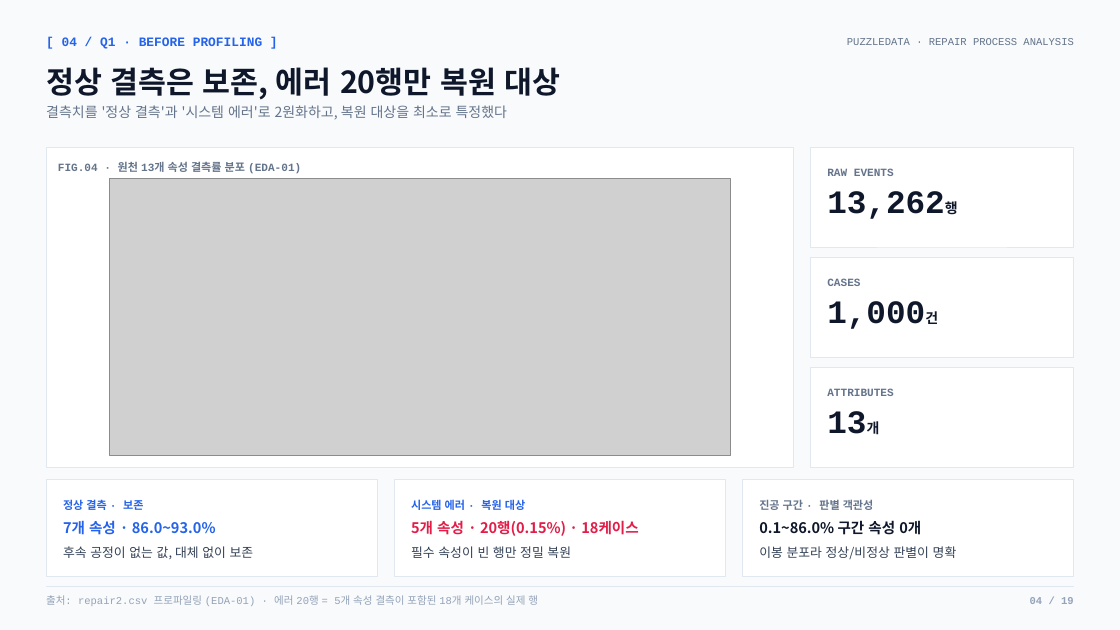
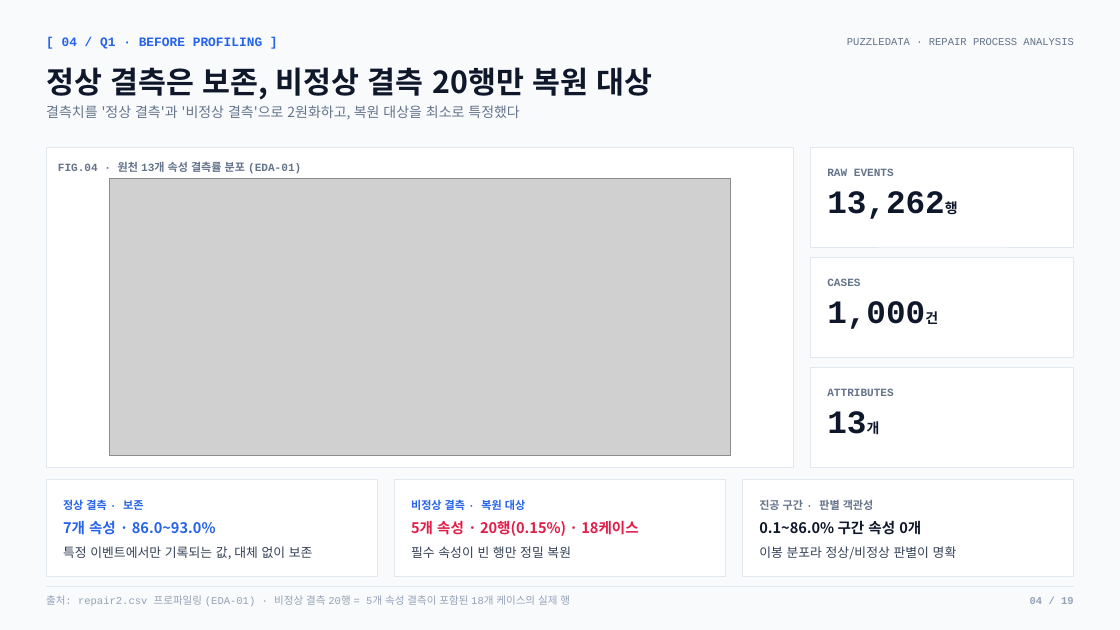
Before and after one commit to nus1245/puzzle_data, a slide deck: slide 4 of outputs/pptx/puzzledata_repair_report.pptx. Drawn at 1120x630 pixels with LibreOffice and Linux fonts; fonts in the diff are those of the drawing; grey boxes stand for pictures. Boxes give left, top, right and bottom in pixels: in the first picture for what was removed or moved away, otherwise in the second. Text is boxed around its words. In the diff, an @@ line names an element or a change of style, - is before the commit and + after.

```diff
--- a/outputs/pptx/puzzledata_repair_report.pptx
+++ b/outputs/pptx/puzzledata_repair_report.pptx
@@ text at <box>46,67,653,100</box>: text changed @@
-정상 결측은 보존, 에러 20행만 복원 대상
+정상 결측은 보존, 비정상 결측 20행만 복원 대상
@@ text at <box>46,105,519,120</box>: text changed @@
-결측치를 '정상 결측'과 '시스템 에러'로 2원화하고, 복원 대상을 최소로 특정했다
+결측치를 '정상 결측'과 '비정상 결측'으로 2원화하고, 복원 대상을 최소로 특정했다
@@ text at <box>411,499,525,510</box>: text changed @@
-시스템 에러 · 복원 대상
+비정상 결측 · 복원 대상
@@ text at <box>63,546,313,559</box>: text changed @@
-후속 공정이 없는 값, 대체 없이 보존
+특정 이벤트에서만 기록되는 값, 대체 없이 보존
@@ text at <box>46,595,570,606</box>: text changed @@
-출처: repair2.csv 프로파일링 (EDA-01) · 에러 20행 = 5개 속성 결측이 포함된 18개 케이스의 실제 행
+출처: repair2.csv 프로파일링 (EDA-01) · 비정상 결측 20행 = 5개 속성 결측이 포함된 18개 케이스의 실제 행
```
Also in this commit, not shown: 2 other files.
